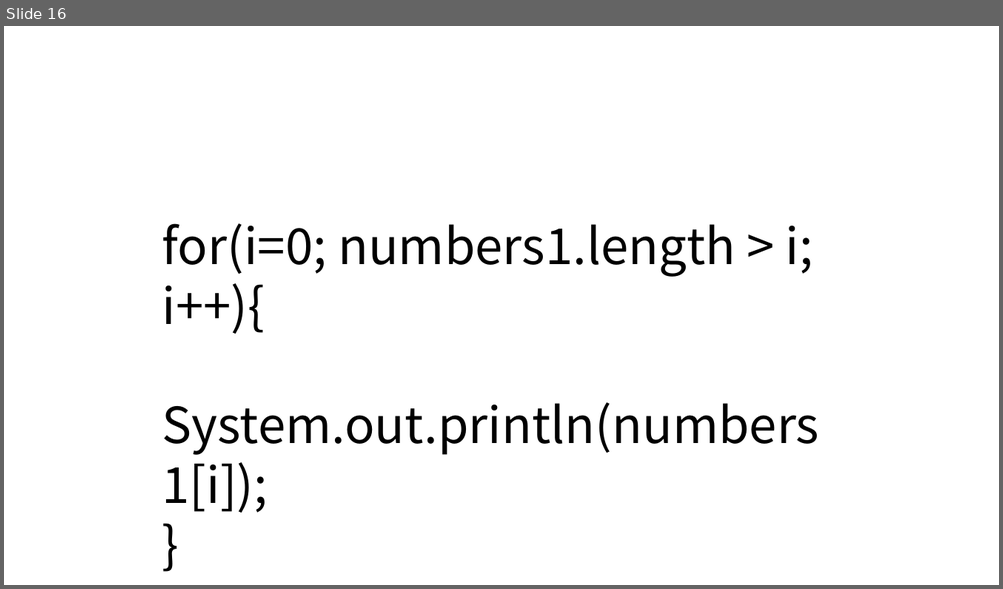
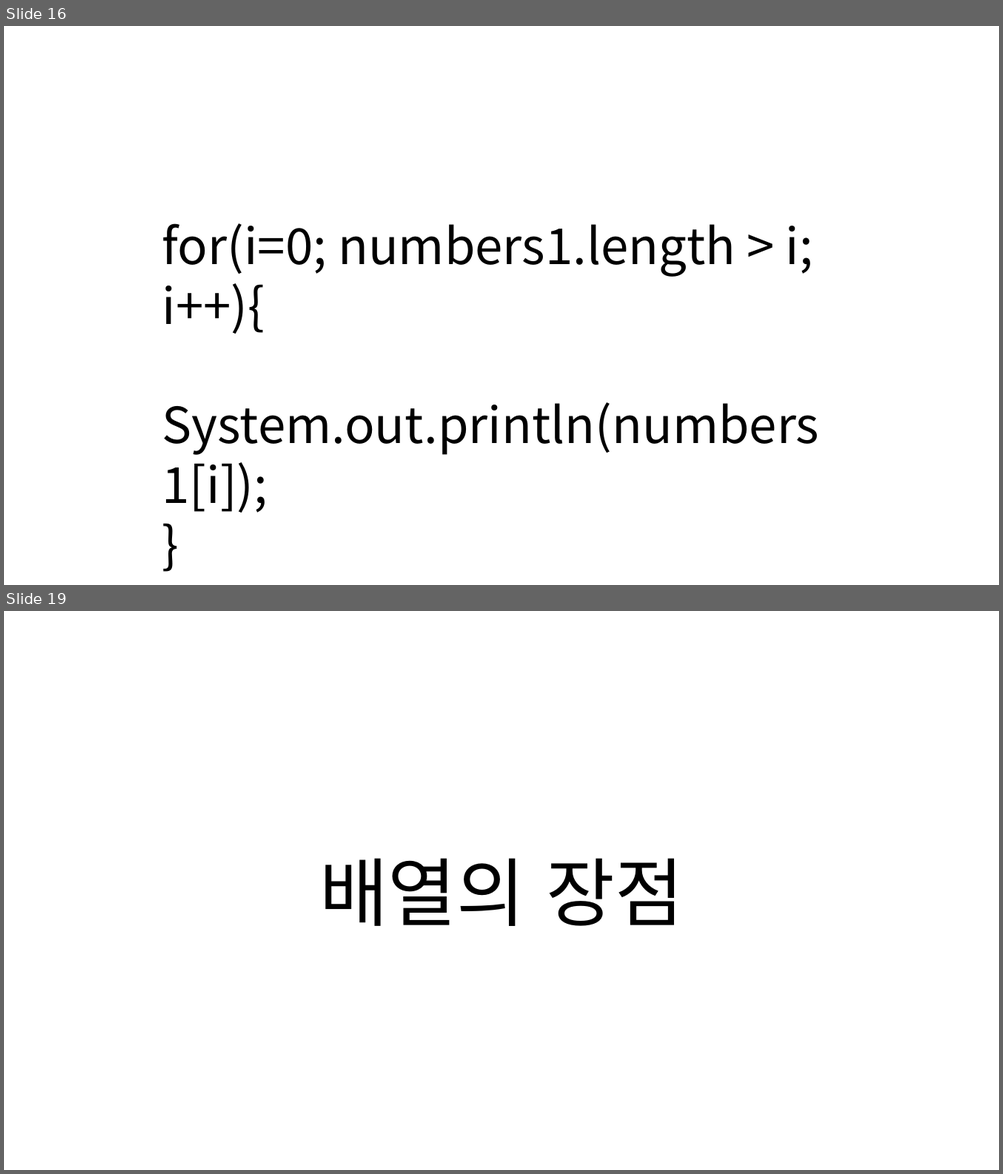
Before and after one commit to happydeveloper/data_structure, a slide deck: presentation/array_java_api.pptx. Shown one above the other, each under a label of ours: slide 16 before the commit, slides 16 and 19 after it; the slides between them are not shown. The pictures are 1003x589 and 1003x1174 pixels, drawn with LibreOffice and Linux fonts; fonts in the diff are those of the drawing. Boxes give left, top, right and bottom in pixels: in the first picture for what was removed or moved away, otherwise in the second. Text is boxed around its words. In the diff, an @@ line names an element or a change of style, - is before the commit and + after.

```diff
--- a/presentation/array_java_api.pptx
+++ b/presentation/array_java_api.pptx
@@ slide 19 added at box(4, 611, 999, 1170), background #FFFFFF @@
@@ title added at box(319, 858, 683, 926), 72 pt, text #000000 @@
+배열의 장점
```
Also in this commit, not shown: 4 slides changed, 5 other slides added, 15 other files.
